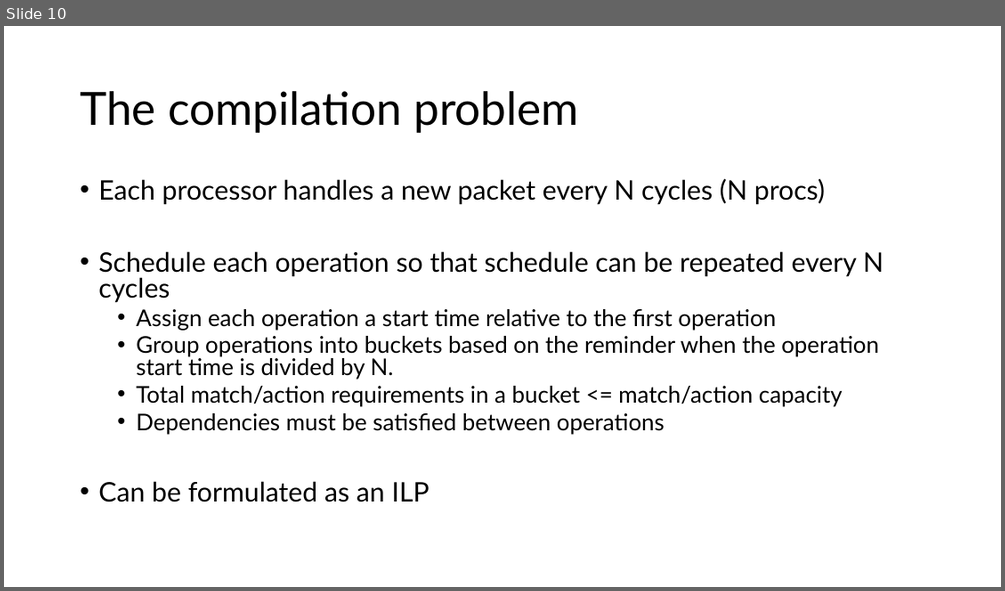
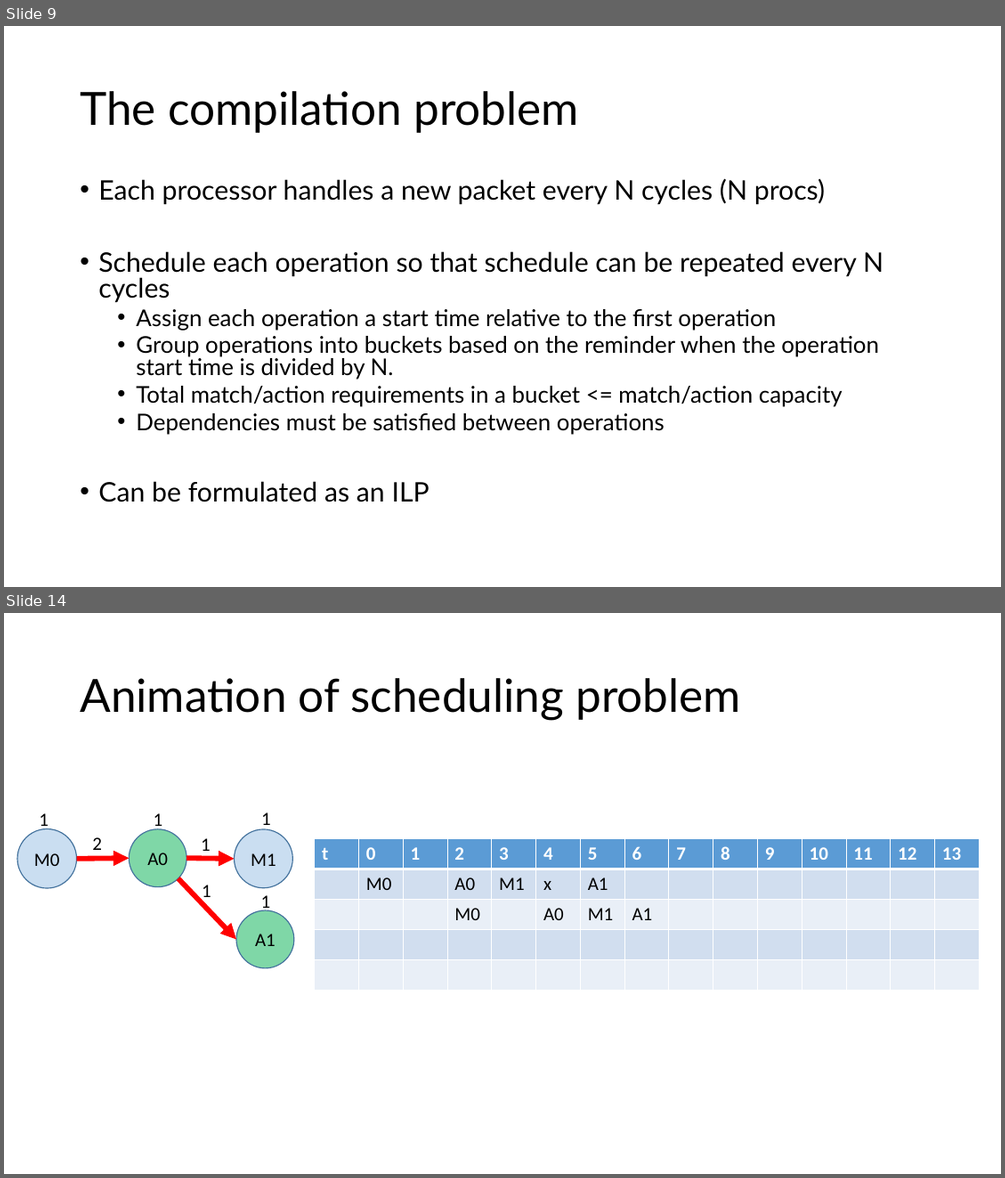
Before and after one commit to anirudhSK/drmt_talk, a slide deck: drmt.pptx. Shown one above the other, each under a label of ours: slide 10 before the commit, slides 9 and 14 after it; the slides between them are not shown. The pictures are 1005x591 and 1005x1178 pixels, drawn with LibreOffice and Linux fonts; fonts in the diff are those of the drawing. Boxes give left, top, right and bottom in pixels: in the first picture for what was removed or moved away, otherwise in the second. Text is boxed around its words. In the diff, an @@ line names an element or a change of style, - is before the commit and + after.

```diff
--- a/drmt.pptx
+++ b/drmt.pptx
@@ slide 14 added at (x1=4, y1=613, x2=1001, y2=1174), background #FFFFFF @@
@@ title added at (x1=80, y1=678, x2=741, y2=720), 44 pt, text #000000 @@
+Animation of scheduling problem
@@ text added at (x1=39, y1=813, x2=48, y2=831), 18 pt, text #000000 @@
+1
@@ text added at (x1=154, y1=813, x2=163, y2=831), 18 pt, text #000000 @@
+1
@@ text added at (x1=261, y1=812, x2=271, y2=831), 18 pt, text #000000 @@
+1
@@ ellipse added at (x1=17, y1=829, x2=77, y2=888), fill #5B9BD5 at 32% opacity, outline #43739E 1 pt, 18 pt, text #000000 @@
+M0
@@ text added at (x1=92, y1=837, x2=102, y2=856), 18 pt, text #000000 @@
+2
@@ ellipse added at (x1=129, y1=829, x2=186, y2=887), fill #00B050 at 50% opacity, outline #43739E 1 pt, 18 pt, text #000000 @@
+A0
@@ text added at (x1=201, y1=838, x2=210, y2=857), 18 pt, text #000000 @@
+1
@@ ellipse added at (x1=235, y1=829, x2=292, y2=887), fill #5B9BD5 at 32% opacity, outline #43739E 1 pt, 18 pt, text #000000 @@
+M1
@@ table added at (x1=315, y1=838, x2=976, y2=989), 5 rows, 15 columns @@
+t | 0 | 1 | 2 | 3 | 4 | 5 | 6 | 7 | 8 | 9 | 10 | 11 | 12 | 13
+ | M0 |  | A0 | M1 | x | A1 |  |  |  |  |  |  |  | 
+ |  |  | M0 |  | A0 | M1 | A1 |  |  |  |  |  |  | 
+ |  |  |  |  |  |  |  |  |  |  |  |  |  | 
+ |  |  |  |  |  |  |  |  |  |  |  |  |  | 
@@ arrow added from (77, 859) to (129, 859), #FF0000 5 pt @@
@@ arrow added from (178, 878) to (236, 939), #FF0000 5 pt @@
@@ arrow added from (186, 859) to (235, 859), #FF0000 5 pt @@
@@ text added at (x1=202, y1=884, x2=211, y2=903), 18 pt, text #000000 @@
+1
@@ text added at (x1=261, y1=895, x2=271, y2=914), 18 pt, text #000000 @@
+1
@@ ellipse added at (x1=236, y1=910, x2=294, y2=968), fill #00B050 at 50% opacity, outline #43739E 1 pt, 18 pt, text #000000 @@
+A1
@@ what was slide 10 is now slide 9 @@
```
Also in this commit, not shown: 3 slides changed, 12 other slides added, 4 slides removed.
